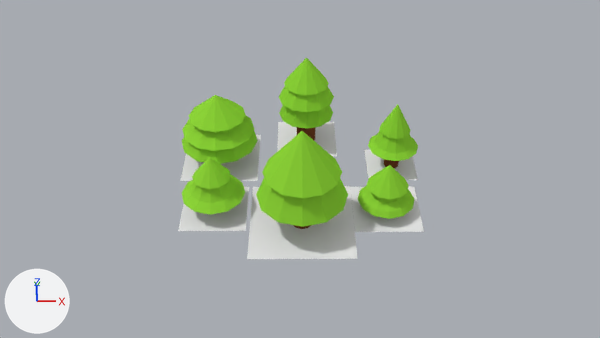
Two versions of the Blender file blend/buildings.blend, one commit apart.
Before and after are seen from the file's camera 'Camera'. The axes (+X, +Y, +Z) are drawn at lower left. The lights are the same throughout. The same objects are shown in both versions, whatever each file hides.
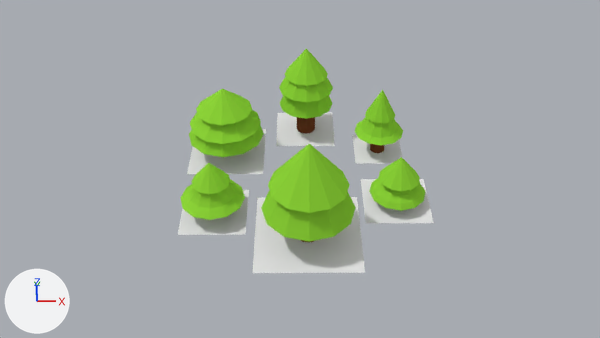
What the commit changed:
me_plane_005 has 24 vertices, 6 faces and spans x -1.25..6.44, y -2.13..4.54, z 0.0.
me_plane_005 is used by ob_plane_005; location (-1.48, -0.83, 0.01); scale (0.554, 0.554, 0.554).
me_plane_005 part 1: the loose piece of 4 vertices spanning x -1.25..1.25, y 1.29..3.79, z 0.0 is moved by (0.17, 0.33, 0.0).
me_plane_005 part 2: the loose piece of 4 vertices spanning x -1.0..1.0, y -1.0..1.0, z 0.0 is moved by (0.0, -0.16, 0.0).
me_plane_005 part 3: the loose piece of 4 vertices spanning x 4.24..6.28, y -1.07..0.98, z 0.0 is moved by (0.35, 0.36, 0.0).
me_plane_005 part 4: the loose piece of 4 vertices spanning x 4.84..6.44, y 1.31..2.91, z 0.0 is moved by (-0.35, 0.84, 0.0).
me_plane_005 part 5: the loose piece of 4 vertices spanning x 1.86..3.87, y 2.53..4.54, z 0.0 is moved by (-0.04, 0.6, 0.0).
me_plane_005 part 6: the loose piece of 4 vertices spanning x 1.11..4.24, y -2.13..1.0, z 0.0 is moved by (0.17, -0.52, 0.0).
me_cone_001 has 510 vertices, 510 faces and spans x -3.24..3.11, y -1.1..4.17, z -3.42..1.0.
me_cone_001 is used by ob_cone; location (0.0, -1.16, 1.45); scale (0.677, 0.677, 0.425).
me_cone_001 part 7: the loose piece of 85 vertices spanning x -2.99..-1.4, y -0.26..1.32, z -3.42..-0.87 is moved by (0.0, -0.18, 0.0).
me_cone_001 part 8: the loose piece of 85 vertices spanning x 1.39..2.8, y -0.26..1.16, z -3.42..-1.14 is moved by (0.32, 0.29, 0.0).
me_cone_001 part 9: the loose piece of 85 vertices spanning x -0.61..0.89, y 2.66..4.17, z -3.42..0.8 is moved by (0.0, 0.47, 0.0).
me_cone_001 part 10: the loose piece of 85 vertices spanning x 1.78..3.11, y 1.55..2.88, z -3.42..-0.25 is moved by (-0.32, 0.68, 0.0).
me_cone_001 part 11: the loose piece of 85 vertices spanning x -3.24..-1.18, y 1.49..3.55, z -3.42..-0.11 is moved by (0.16, 0.3, 0.0).
me_cone_001 part 12: the loose piece of 85 vertices spanning x -1.1..1.1, y -1.1..1.1, z -3.42..1.0 is moved by (0.14, -0.46, 0.0).

Where the change shows, as pixel boxes (x1, y1, x2, y2) in the pictures (600 x 338 px; the box of a moved part takes in the faces that stretch with it):
'Cone', reshaped (13% taller)
    before: (182, 57, 418, 229)
    after: (181, 49, 425, 243)
'Plane.005', reshaped (17% taller)
    before: (178, 122, 424, 259)
    after: (178, 113, 434, 273)
part 1 of me_plane_005, moved or reshaped
    before: (180, 135, 261, 181)
    after: (187, 129, 266, 174)
part 2 of me_plane_005, moved or reshaped
    before: (178, 187, 249, 231)
    after: (178, 190, 249, 235)
part 3 of me_plane_005, moved or reshaped
    before: (351, 186, 424, 232)
    after: (361, 179, 434, 223)
part 4 of me_plane_005, moved or reshaped
    before: (364, 150, 418, 180)
    after: (352, 135, 402, 164)
part 5 of me_plane_005, moved or reshaped
    before: (277, 122, 337, 157)
    after: (276, 113, 335, 146)
part 6 of me_plane_005, moved or reshaped
    before: (247, 186, 358, 259)
    after: (252, 197, 365, 273)
part 7 of me_cone_001, moved or reshaped
    before: (182, 158, 245, 215)
    after: (181, 163, 245, 220)
part 8 of me_cone_001, moved or reshaped
    before: (358, 165, 414, 219)
    after: (369, 157, 425, 211)
part 9 of me_cone_001, moved or reshaped
    before: (279, 57, 334, 140)
    after: (279, 49, 333, 134)
part 10 of me_cone_001, moved or reshaped
    before: (368, 104, 418, 168)
    after: (355, 90, 403, 153)
part 11 of me_cone_001, moved or reshaped
    before: (182, 95, 258, 164)
    after: (189, 89, 264, 157)
part 12 of me_cone_001, moved or reshaped
    before: (256, 131, 348, 229)
    after: (261, 144, 356, 243)
